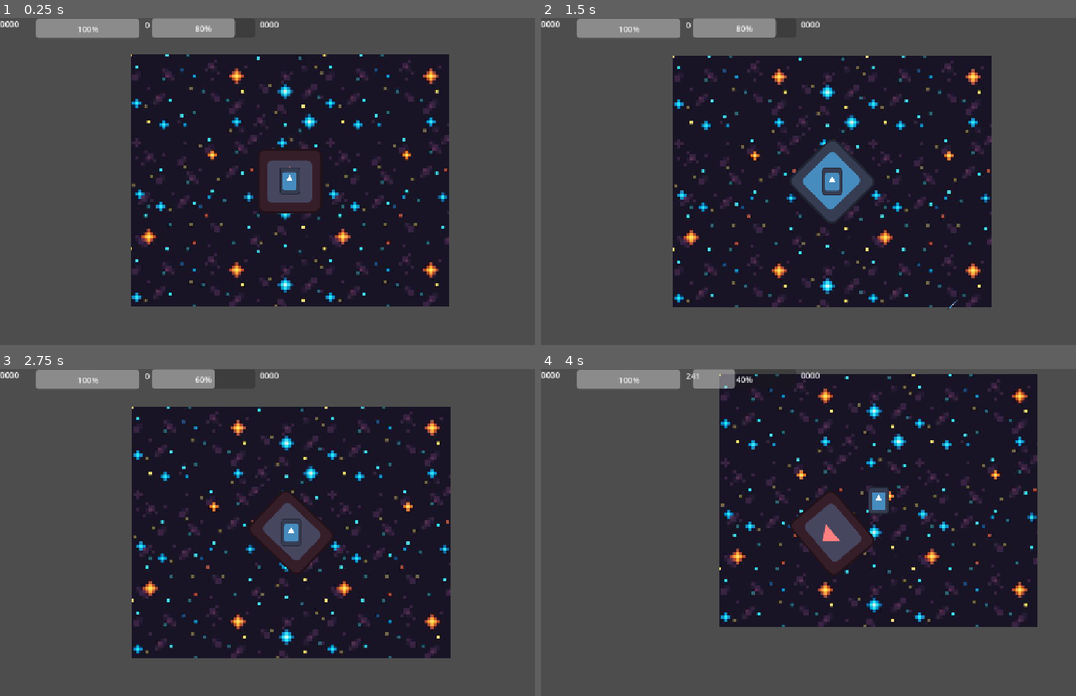
Above: before the commit, frames 1-4 (two rows, left to right).
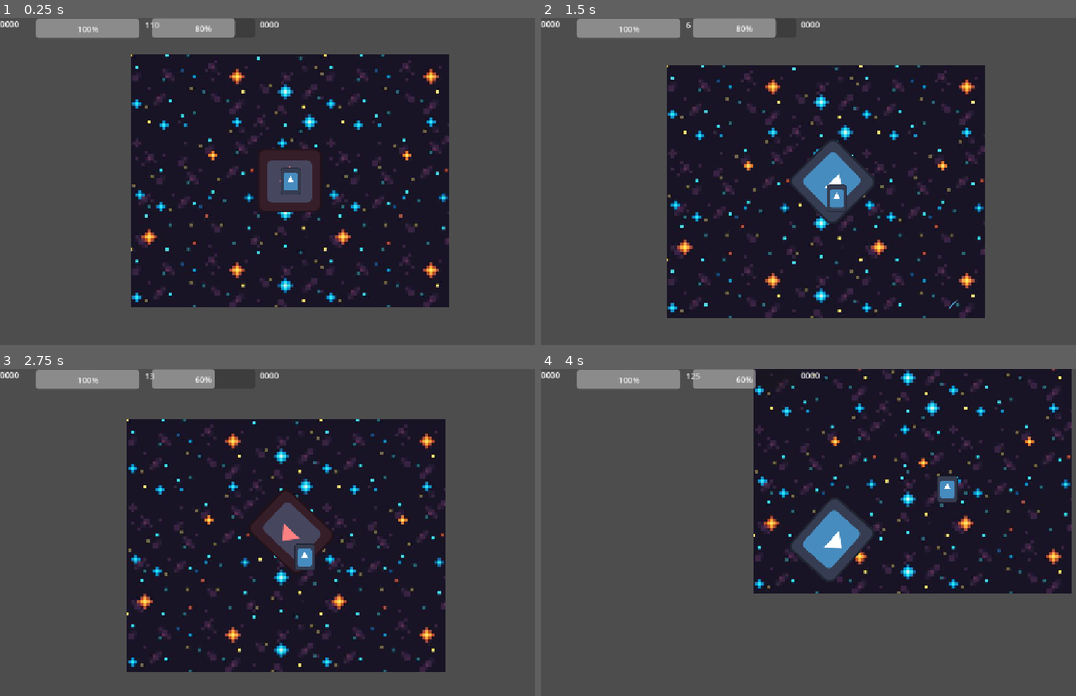
Above: after the commit, the same moments.

Repository: DMAlexander/SpaceGame
Game: Godot game, scene res://scenes/world/Main.tscn
Same seed, same stepped clock (60 frames per second), same inputs: the game is played once before the commit and once after it. The engine's default icon, where the game draws it, is replaced by a stand-in: a white triangle on a blue panel in a dark square.
Inputs:
- Up to frame 1 (0.25 s): no input
- Up to frame 2 (1.5 s): hold D (turn_right) 0.53-1.28 s; hold Shift (boost) 0.53-1.28 s; hold S (brake) from 1.28 s (still down); tap Space (shoot) at 1.35 s
- Up to frame 3 (2.75 s): release S (brake) at 2.03 s; hold D (turn_right) from 2.03 s (still down); hold Shift (boost) from 2.03 s (still down)
- Up to frame 4 (4 s): release D (turn_right) at 2.78 s; release Shift (boost) at 2.78 s; hold W (thrust) 2.78-3.53 s; tap Space (shoot) at 2.85 s; hold A (turn_left) from 3.53 s (still down); hold Shift (boost) from 3.53 s (still down)

The runs differ from the first frame. In frame 1, 1.5% of the frame differs, in the area x 24-84%, y 1-89%; in frame 2, 13%; in frame 3, 14%; in frame 4, 24%, in the area x 27-100%, y 0-79%.

Commit message:
Further fixes to enemy wave spawn

Diff:
--- a/scenes/levels/arcade_level.gd
+++ b/scenes/levels/arcade_level.gd
@@ -4,59 +4,89 @@
 
 @export var waves: Array[WaveResource] = []
 
-@onready var enemy_container = $EnemyContainer
+@onready var enemy_container: Node2D = $EnemyContainer
 
-var current_wave := 0
+var current_wave: int = 0
+
 
 func _ready():
 	start()
 
+
 func start():
-	start_wave(0)
+	current_wave = 0
+	start_wave(current_wave)
 
-func spawn_wave(wave: WaveResource) -> void:
-	for i in wave.count:
-		var pos = get_spawn_position(wave.pattern, i, wave.count)
-		spawn_enemy(pos, wave)
 
-		await get_tree().create_timer(wave.delay).timeout
-
-func get_spawn_position(pattern: String, index: int, total: int) -> Vector2:
-	match pattern:
-		"line":
-			var spacing := 80.0
-			return Vector2(200 + index * spacing, -50)
-
-		"wide":
-			return Vector2(randf_range(50, 950), -50)
-
-		"center":
-			return Vector2(500, -50)
-
-		_:
-			return Vector2(randf_range(100, 900), -50)
-
-func spawn_enemy(pos: Vector2, wave: WaveResource):
-	var e = wave.enemy_scene.instantiate()
-	e.global_position = pos
-	enemy_container.add_child(e)
-
-func wait_for_clear():
-	while enemy_container.get_child_count() > 0:
-		await get_tree().process_frame
+# ---------------- WAVE FLOW ----------------
 
 func start_wave(index: int):
 	if index >= waves.size():
 		finish_level()
 		return
 
-	var wave = waves[index]
+	current_wave = index
+	var wave: WaveResource = waves[index]
 
 	await spawn_wave(wave)
 	await wait_for_clear()
 
 	start_wave(index + 1)
 
+
+# ---------------- SPAWNING ----------------
+
+func spawn_wave(wave: WaveResource) -> void:
+	for i in range(wave.count):
+		var pos: Vector2 = get_spawn_position(wave.pattern, i, wave.count)
+		spawn_enemy(pos, wave, i)
+
+		await get_tree().create_timer(wave.delay).timeout
+
+
+func spawn_enemy(pos: Vector2, wave: WaveResource, index: int):
+	var e = wave.enemy_scene.instantiate()
+	e.global_position = pos
+
+	if e.has_method("setup_formation"):
+		var target = get_spawn_position(wave.pattern, index, wave.count)
+		e.setup_formation(index, wave, target)
+
+	enemy_container.add_child(e)
+
+
+# ---------------- FORMATIONS ----------------
+
+func get_spawn_position(pattern: int, index: int, total: int) -> Vector2:
+	match pattern:
+
+		WaveResource.Pattern.LINE:
+			var spacing: float = 80.0
+			return Vector2(200 + index * spacing, -50)
+
+		WaveResource.Pattern.WIDE:
+			return Vector2(randf_range(50, 950), -50)
+
+		WaveResource.Pattern.CENTER:
+			return Vector2(500, -50)
+
+		WaveResource.Pattern.V:
+			var mid: float = total / 2.0
+			var offset: float = (index - mid) * 60.0
+			var depth: float = abs(index - mid) * 30.0
+			return Vector2(500 + offset, -50 - depth)
+
+		_:
+			return Vector2(randf_range(100, 900), -50)
+
+
+# ---------------- FLOW CONTROL ----------------
+
+func wait_for_clear():
+	while enemy_container.get_child_count() > 0:
+		await get_tree().process_frame
+
+
 func finish_level():
 	await get_tree().create_timer(1.0).timeout
 	emit_signal("completed")
--- a/scenes/levels/arcade_level.tscn
+++ b/scenes/levels/arcade_level.tscn
@@ -4,5 +4,6 @@
 
 [node name="ArcadeLevel" type="Node2D"]
 script = ExtResource("1_y5u05")
+waves = null
 
-[node name="EnemyContainer" type="Node" parent="."]
+[node name="EnemyContainer" type="Node2D" parent="."]
--- a/scenes/levels/arcade_level_01.tscn
+++ b/scenes/levels/arcade_level_01.tscn
@@ -3,3 +3,4 @@
 [ext_resource type="PackedScene" uid="uid://d2j4cqwfr8mrf" path="res://scenes/levels/arcade_level.tscn" id="1_dr5cw"]
 
 [node name="ArcadeLevel01" instance=ExtResource("1_dr5cw")]
+waves = null
--- a/scripts/enemy.gd
+++ b/scripts/enemy.gd
@@ -18,6 +18,16 @@
 var player_ref = null
 
 var float_text_scene = preload("res://scenes/score_popup/score_popup.tscn")
+
+var formation_active := false
+var formation_index := 0
+var formation_speed := 100.0
+var formation_center := Vector2.ZERO
+
+var formation_pattern: int
+var formation_target: Vector2
+var in_position := false
+
 
 func _ready():
 	add_to_group("enemy")
@@ -41,6 +51,12 @@
 		if damage_timer <= 0.0:
 			player_ref.apply_damage(damage, global_position)
 			damage_timer = damage_cooldown
+
+	if formation_active:
+		update_formation(delta)
+	else:
+		# fallback drift
+		global_position += drift_dir * drift_speed * delta
 
 # ---------------- DAMAGE ----------------
 
@@ -73,3 +89,21 @@
 func die() -> void:
 	emit_signal("died", global_position, points)
 	queue_free()
+
+func setup_formation(index: int, wave):
+	formation_active = true
+	formation_index = index
+	formation_speed = wave.formation_speed
+	formation_pattern = wave.pattern
+
+func update_formation(delta):
+	if not in_position:
+		var dir = formation_target - global_position
+
+		if dir.length() < 5.0:
+			in_position = true
+		else:
+			global_position += dir.normalized() * formation_speed * delta
+	else:
+		# slight idle motion (optional polish)
+		global_position.y += sin(Time.get_ticks_msec() * 0.002 + formation_index) * 0.2
--- a/wave_resource.gd
+++ b/wave_resource.gd
@@ -1,7 +1,22 @@
 extends Resource
 class_name WaveResource
 
+enum Pattern {
+	LINE,
+	WIDE,
+	CENTER,
+	V,
+	ARC
+}
+
 @export var count: int = 5
 @export var delay: float = 0.5
-@export var pattern: String = "line"
+@export var pattern: Pattern = Pattern.LINE
 @export var enemy_scene: PackedScene
+
+# Formation behavior
+@export var formation_speed: float = 100.0
+
+# Formation shaping (NEW)
+@export var spacing: float = 80.0
+@export var formation_offset: Vector2 = Vector2.ZERO
